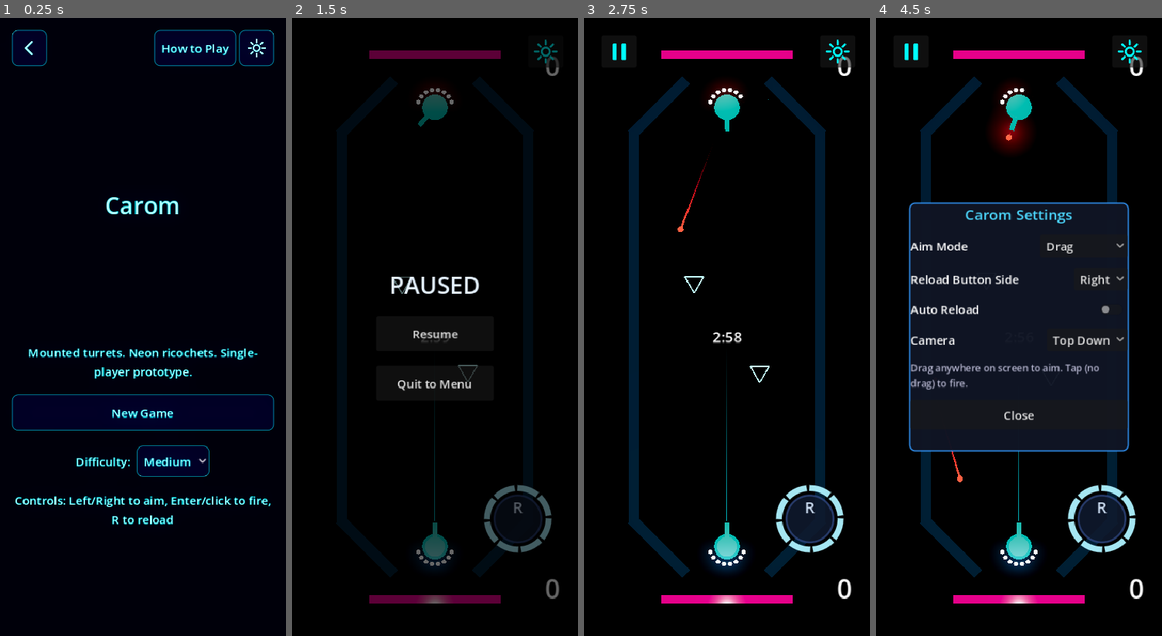
Above: before the commit, frames 1-4 (left to right).
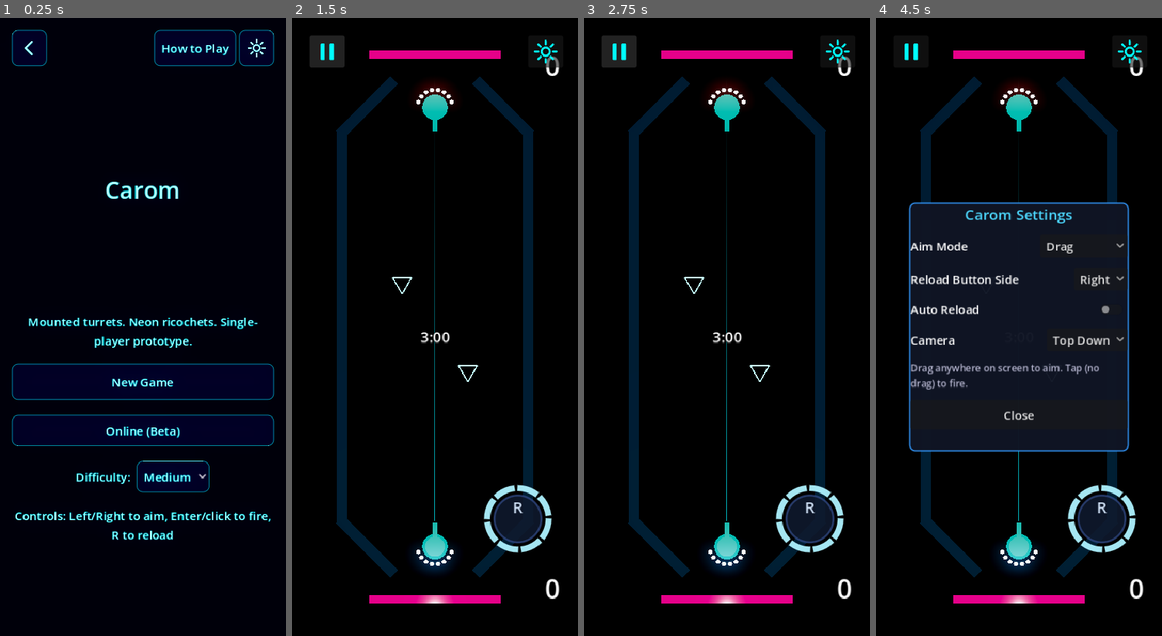
Above: after the commit, the same moments.

Repository: mchambers-mojang/sweet-vinegar-games
Game: Godot game, scene res://scenes/carom_menu.tscn
The game is run twice, just before and just after one commit, with the same random seed, the same clock (stepped at 60 frames per second) and the same inputs. This scene is started directly instead of the project's main scene.
Inputs (mouse positions are in pixels of both pictures, inside the frame that each line leads up to; where the layout moved, square brackets give the same spot in the first picture):
- Up to frame 1 (0.25 s): no input
- Up to frame 2 (1.5 s): click (435, 432) at 0.5 s, where only the run after the commit has a clickable "Online (Beta)"; click (326, 48) at 1.25 s
- Up to frame 3 (2.75 s): click (618, 48) [727, 333] at 2 s
- Up to frame 4 (4.5 s): click (1130, 48) at 2.75 s; click "Drag" at 3.5 s; click "Right" at 4.25 s

The runs differ from the first frame. In frame 1, 15% of the frame differs, in the area x 4-96%, y 26-85%; in frame 2, 11%; in frame 3, 0.4%; in frame 4, 1.0%.

Commit message:
feat: wire online mode end-to-end (menu → arena → match flow)
- Add 'Online (Beta)' button to Carom menu scene
- CaromMenu handles online button press, launches arena with carom_online meta
- CaromArena._ready() detects carom_online meta and swaps to online mode
- CaromOnlineFlow orchestrates host/join lifecycle
- CaromTurret: add tick-level event flags (fired/reloaded) with
  consume_tick_events() for multiplayer input capture
- CaromOnlineMatchController._do_tick() polls turret events for fire/reload
- Generate .uid files for all netcode scripts (Godot 4.6 class registration)

Refs #131

Co-authored-by: Copilot <223556219+Copilot@users.noreply.github.com>

Diff:
--- a/carom/scripts/carom_arena.gd
+++ b/carom/scripts/carom_arena.gd
@@ -33,6 +33,11 @@
 	set_camera_mode(CaromSettings.camera_mode, false)
 	_apply_camera_safe_area()
 	get_tree().root.size_changed.connect(_apply_camera_safe_area)
+
+	# If launched in online mode, swap the match controller
+	if has_meta("carom_online"):
+		remove_meta("carom_online")
+		_switch_to_online_mode()
 
 
 func set_camera_mode(mode: String, animate: bool = true) -> void:
@@ -127,3 +132,21 @@
 		return
 	_goal_locked = true
 	goal_scored.emit(scoring_side, puck)
+
+
+## Replace the standard MatchController with the online multiplayer flow.
+## Called from _ready() when the arena is launched with carom_online meta.
+func _switch_to_online_mode() -> void:
+	# Remove the single-player match controller
+	var match_ctrl := get_node_or_null("MatchController")
+	if match_ctrl:
+		match_ctrl.queue_free()
+
+	# Add the online flow controller — it will set up its own match controller
+	var flow := CaromOnlineFlow.new()
+	flow.name = "OnlineFlow"
+	add_child(flow)
+
+	# For now, auto-host (the online menu UI will replace this when ready)
+	# TODO: Replace with proper CaromOnlineMenu integration (#143)
+	flow.start_host()
--- a/carom/scripts/carom_menu.gd
+++ b/carom/scripts/carom_menu.gd
@@ -9,3 +9,22 @@
 
 func _init() -> void:
 	config = preload("res://assets/menu/carom_menu.tres")
+
+
+func _ready() -> void:
+	super._ready()
+	var online_btn := get_node_or_null("MarginContainer/VBoxContainer/OnlineButton") as Button
+	if online_btn:
+		online_btn.pressed.connect(_on_online_pressed)
+
+
+func _on_online_pressed() -> void:
+	# Launch the arena in online mode.
+	# The arena scene loads CaromOnlineMatchController instead of the
+	# normal CaromMatchController when "carom_online" meta is set.
+	SceneTransition.transition_with_callback(func() -> void:
+		var arena_scene: Node = load(Scenes.CAROM_ARENA).instantiate()
+		arena_scene.set_meta("carom_online", true)
+		get_tree().root.add_child(arena_scene)
+		queue_free()
+	)
--- a/carom/scripts/carom_turret.gd
+++ b/carom/scripts/carom_turret.gd
@@ -40,6 +40,11 @@
 var _fire_cooldown_timer: float = 0.0
 var _rng: RandomNumberGenerator = RandomNumberGenerator.new()
 
+## Tick-level event flags for multiplayer input capture.
+## Poll via consume_tick_events() each sim tick, then clear.
+var _fired_this_tick: bool = false
+var _reload_started_this_tick: bool = false
+
 ## Input provider (CaromHumanInput or CaromAI)
 var input: CaromTurretInput = null
 
@@ -141,6 +146,7 @@
 	current_ammo -= 1
 	ammo_changed.emit(current_ammo, clip_size)
 	_fire_cooldown_timer = fire_cooldown
+	_fired_this_tick = true
 
 	var parent_scene := get_tree().current_scene
 	if parent_scene == null:
@@ -157,6 +163,7 @@
 		return
 	is_reloading = true
 	_reload_timer = 0.0
+	_reload_started_this_tick = true
 	reload_state_changed.emit(true)
 
 
@@ -166,6 +173,15 @@
 	is_reloading = false
 	_reload_timer = 0.0
 	reload_state_changed.emit(false)
+
+
+## Poll and clear tick-level events. Returns {fired: bool, reloaded: bool}.
+## Call once per sim tick in multiplayer to capture input for the network.
+func consume_tick_events() -> Dictionary:
+	var events := { fired = _fired_this_tick, reloaded = _reload_started_this_tick }
+	_fired_this_tick = false
+	_reload_started_this_tick = false
+	return events
 
 
 func _get_turret_state() -> Dictionary:
--- /dev/null
+++ b/carom/scripts/netcode/carom_online_flow.gd
@@ -0,0 +1,72 @@
+class_name CaromOnlineFlow
+extends Node
+
+## Manages the full online multiplayer flow:
+##   Menu → Create/Join → Connecting → Match → Results → Menu
+##
+## Add this as a child of the CaromArena scene when launching online mode.
+## It creates the CaromOnlineMatchController and coordinates UI overlays.
+
+const SIGNALING_URL_DEFAULT := "ws://localhost:8080"
+
+signal flow_completed  ## Emitted when the player returns to menu
+
+var _match_ctrl: CaromOnlineMatchController = null
+var _signaling_url: String = SIGNALING_URL_DEFAULT
+
+
+## Start hosting a new online match. Call after this node is in the tree
+## under a CaromArena.
+func start_host(signaling_url: String = "") -> void:
+	if signaling_url != "":
+		_signaling_url = signaling_url
+	_ensure_match_controller()
+	_match_ctrl.host(_signaling_url)
+
+
+## Join an existing match by room code.
+func start_join(code: String, signaling_url: String = "") -> void:
+	if signaling_url != "":
+		_signaling_url = signaling_url
+	_ensure_match_controller()
+	_match_ctrl.join(code, _signaling_url)
+
+
+## Returns the room code (valid after hosting and receiving room_created).
+func get_room_code() -> String:
+	if _match_ctrl:
+		return _match_ctrl.get_room_code()
+	return ""
+
+
+func _ensure_match_controller() -> void:
+	if _match_ctrl != null:
+		return
+	_match_ctrl = CaromOnlineMatchController.new()
+	_match_ctrl.name = "OnlineMatchController"
+	get_parent().add_child(_match_ctrl)
+	_match_ctrl.connection_status_changed.connect(_on_connection_status)
+	_match_ctrl.match_ended.connect(_on_match_ended)
+
+
+func _on_connection_status(status: String, message: String) -> void:
+	# UI overlays will connect to this via the match controller signal.
+	# For now, just log it for debugging.
+	if OS.is_debug_build():
+		print("[CaromOnlineFlow] Status: %s — %s" % [status, message])
+
+
+func _on_match_ended(won: bool, your_score: int, their_score: int, forfeit: bool) -> void:
+	if OS.is_debug_build():
+		var result := "WON" if won else "LOST"
+		var note := " (forfeit)" if forfeit else ""
+		print("[CaromOnlineFlow] Match %s%s — %d:%d" % [result, note, your_score, their_score])
+
+
+func shutdown() -> void:
+	if _match_ctrl:
+		_match_ctrl.shutdown()
+
+
+func _exit_tree() -> void:
+	shutdown()
--- a/carom/scripts/netcode/carom_online_match_controller.gd
+++ b/carom/scripts/netcode/carom_online_match_controller.gd
@@ -259,19 +259,13 @@
 	if _multiplayer_ctrl == null or not _multiplayer_ctrl.is_ready_to_play():
 		return
 
-	# Read local player's current input state
+	# Capture local turret's aim angle (absolute radians for the wire)
 	var aim_rad: float = deg_to_rad(_local_turret.aim_offset_degrees + _local_turret.base_yaw_degrees)
-	var fire: bool = false
-	var reload: bool = false
-
-	# The turret's input provider handles aim/fire/reload via _process.
-	# We sample the turret's current aim and check if it fired this tick.
-	# For fire/reload, we detect from the turret state (the human input
-	# already called try_fire/start_reload on the turret directly).
-	# Actually, in multiplayer mode we need to capture the intent and
-	# prevent the turret from acting on it locally until confirmed.
-	# For now, use a simpler approach: local turret acts immediately
-	# (like single-player), and we just send its state over the wire.
+
+	# Poll fire/reload events that occurred since last tick
+	var events: Dictionary = _local_turret.consume_tick_events()
+	var fire: bool = events.fired
+	var reload: bool = events.reloaded
 
 	_multiplayer_ctrl.advance_with_input(aim_rad, fire, reload)
 
--- a/scenes/carom_menu.tscn
+++ b/scenes/carom_menu.tscn
@@ -18,7 +18,11 @@
 [node name="MarginContainer/VBoxContainer/NewGameButton" parent="."]
 text = "Play"
 
-[node name="DifficultyRow" type="HBoxContainer" parent="MarginContainer/VBoxContainer" index=7]
+[node name="OnlineButton" type="Button" parent="MarginContainer/VBoxContainer" index=7]
+layout_mode = 2
+text = "Online (Beta)"
+
+[node name="DifficultyRow" type="HBoxContainer" parent="MarginContainer/VBoxContainer" index=8]
 layout_mode = 2
 alignment = 1
 
@@ -39,7 +43,7 @@
 popup/item_3/id = 3
 selected = 1
 
-[node name="HintLabel" type="Label" parent="MarginContainer/VBoxContainer" index=8]
+[node name="HintLabel" type="Label" parent="MarginContainer/VBoxContainer" index=9]
 layout_mode = 2
 text = "Controls: Left/Right to aim, Enter/click to fire, R to reload"
 horizontal_alignment = 1
